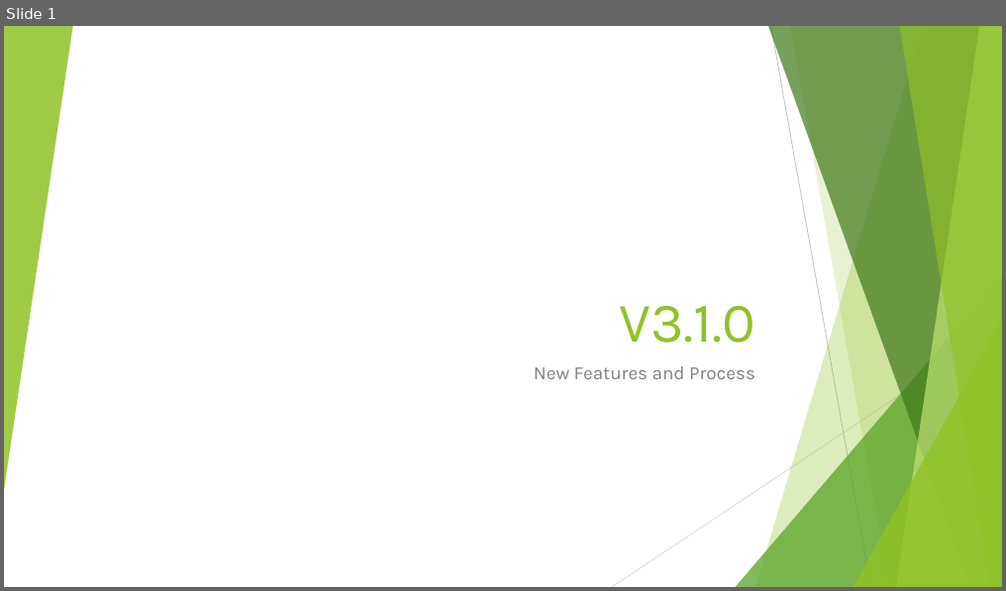
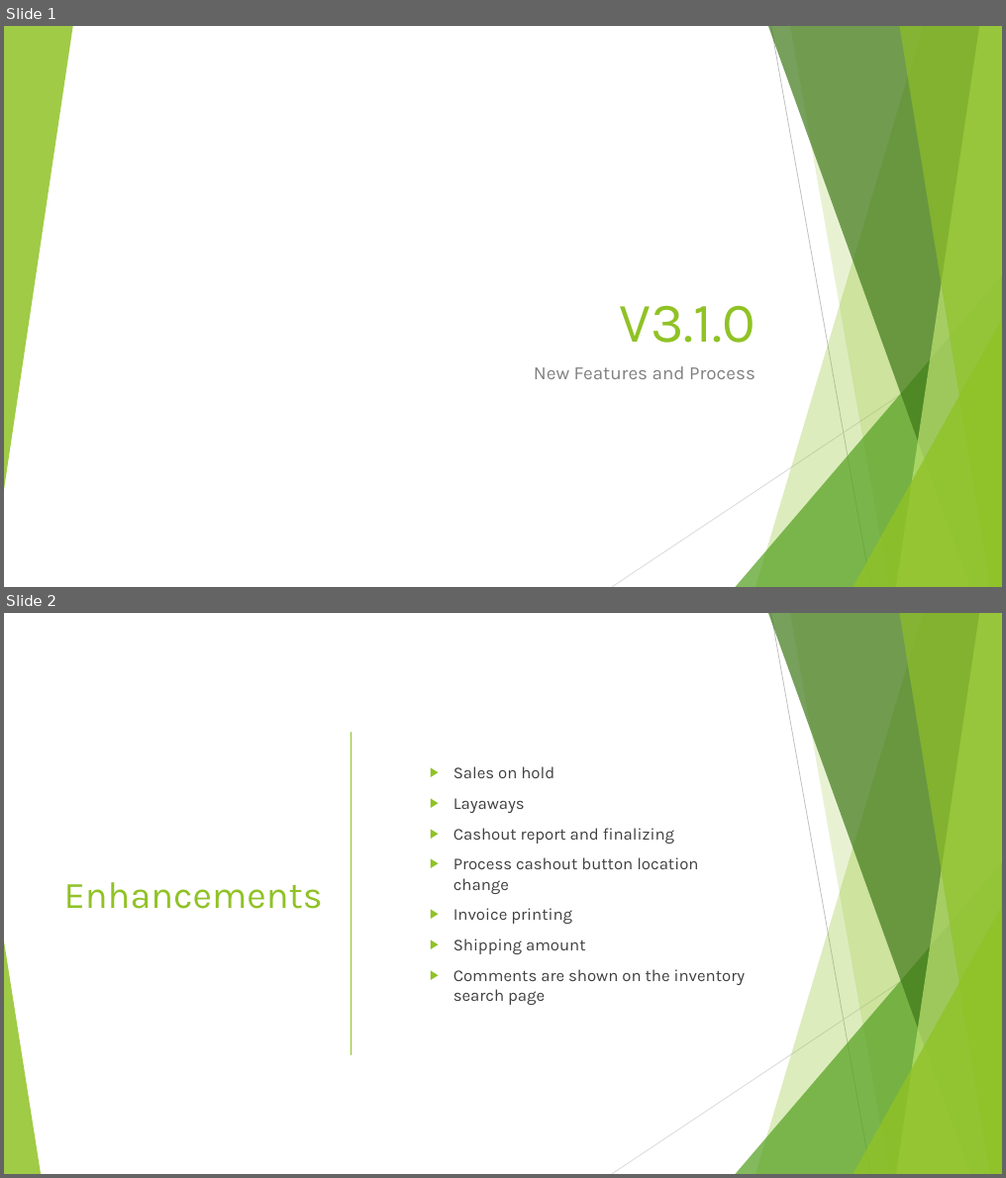
Before and after one commit to SweetSpotProShop/SweetSpot-Documentation, a slide deck: Release Powerpoints/V3.1.0 - WIP.pptx. Shown one above the other, each under a label of ours: slide 1 before the commit, slides 1 and 2 after it. The pictures are 1006x591 and 1006x1178 pixels, drawn with LibreOffice and Linux fonts; fonts in the diff are those of the drawing. Boxes give left, top, right and bottom in pixels: in the first picture for what was removed or moved away, otherwise in the second. Text is boxed around its words. In the diff, an @@ line names an element or a change of style, - is before the commit and + after.

Commit message:
Two documents added
V3.1.0 - Table comparison: This compares a few tables that share common columns. Shows what the common column names were changed to.
V3.1.0 - Table Updates: This contains the SQL Server queries that will create the "update" statement for when we add columns to the tbl_invoiceItem and tbl_invoiceItemReturns tables

```diff
--- a/Release Powerpoints/V3.1.0 - WIP.pptx
+++ b/Release Powerpoints/V3.1.0 - WIP.pptx
@@ slide 2 added at (x1=4, y1=613, x2=1002, y2=1174), background #FFFFFF; not listed: 9 template elements that a slide beside it also shows @@
@@ line added from (351, 733) to (351, 1055), #90C226 1 pt @@
@@ text added at (x1=453, y1=766, x2=745, y2=1005), 16 pt, text #404040 @@
+  ▶ Sales on hold
+  ▶ Layaways
+  ▶ Cashout report and finalizing
+  ▶ Process cashout button location change
+  ▶ Invoice printing
+  ▶ Shipping amount
+  ▶ Comments are shown on the inventory search page
@@ title added at (x1=64, y1=882, x2=323, y2=909), 36 pt, text #90C226 @@
+Enhancements
@@ triangle added at (x1=4, y1=942, x2=41, y2=1174), fill #90C226 at 85% opacity @@
```
Also in this commit, not shown: 7 other slides added, 1 slide removed, 3 other files.
